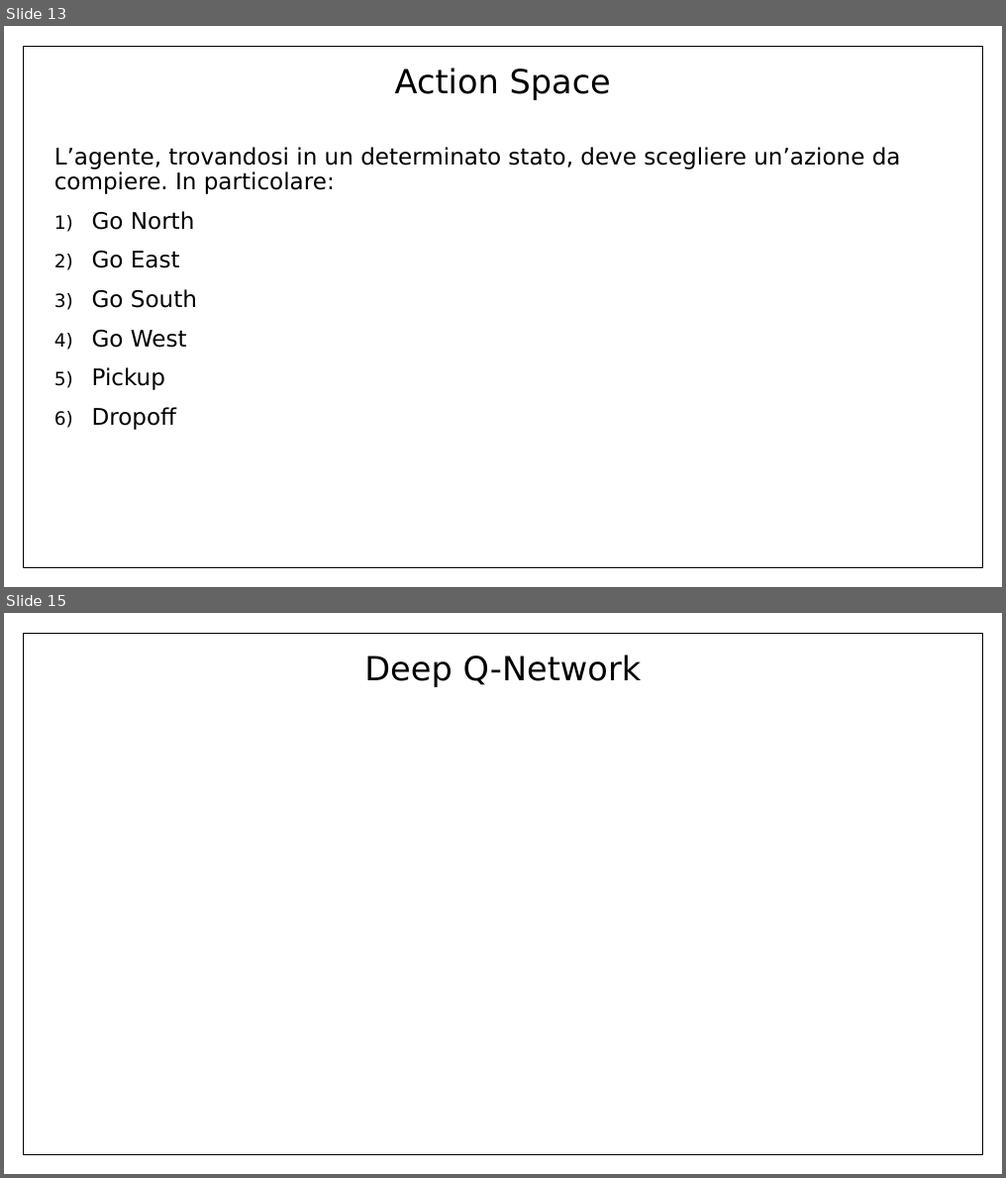
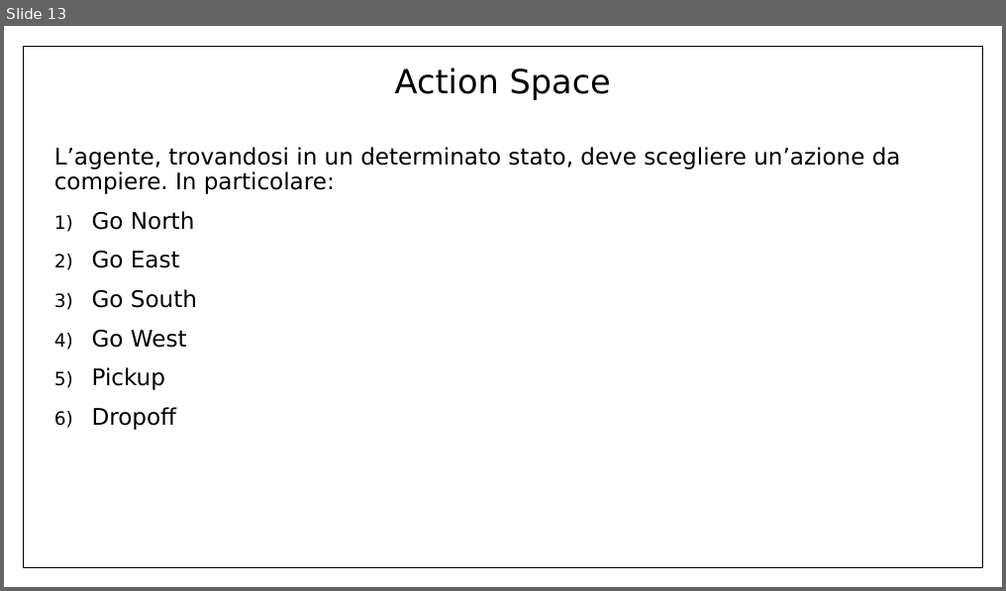
Before and after one commit to Ale1991/IntelligentSystemsLab, a slide deck: Presentazione_RLBrain.pptx. Shown one above the other, each under a label of ours: slides 13 and 15 before the commit, slide 13 after it; the slides between them are not shown. The pictures are 1006x1178 and 1006x591 pixels, drawn with LibreOffice and Linux fonts; fonts in the diff are those of the drawing. Boxes give left, top, right and bottom in pixels: in the first picture for what was removed or moved away, otherwise in the second. Text is boxed around its words. In the diff, an @@ line names an element or a change of style, - is before the commit and + after.

```diff
--- a/Presentazione_RLBrain.pptx
+++ b/Presentazione_RLBrain.pptx
@@ slide 15 removed at bbox=[4, 613, 1002, 1174], background #FFFFFF @@
@@ rectangle removed at bbox=[4, 613, 1002, 1174] @@
@@ rectangle removed at bbox=[23, 633, 982, 1155] @@
@@ title removed at bbox=[364, 655, 642, 687] @@
-Deep Q-Network
```
Also in this commit, not shown: 6 slides changed, 6 slides added, 1 other slide removed.
